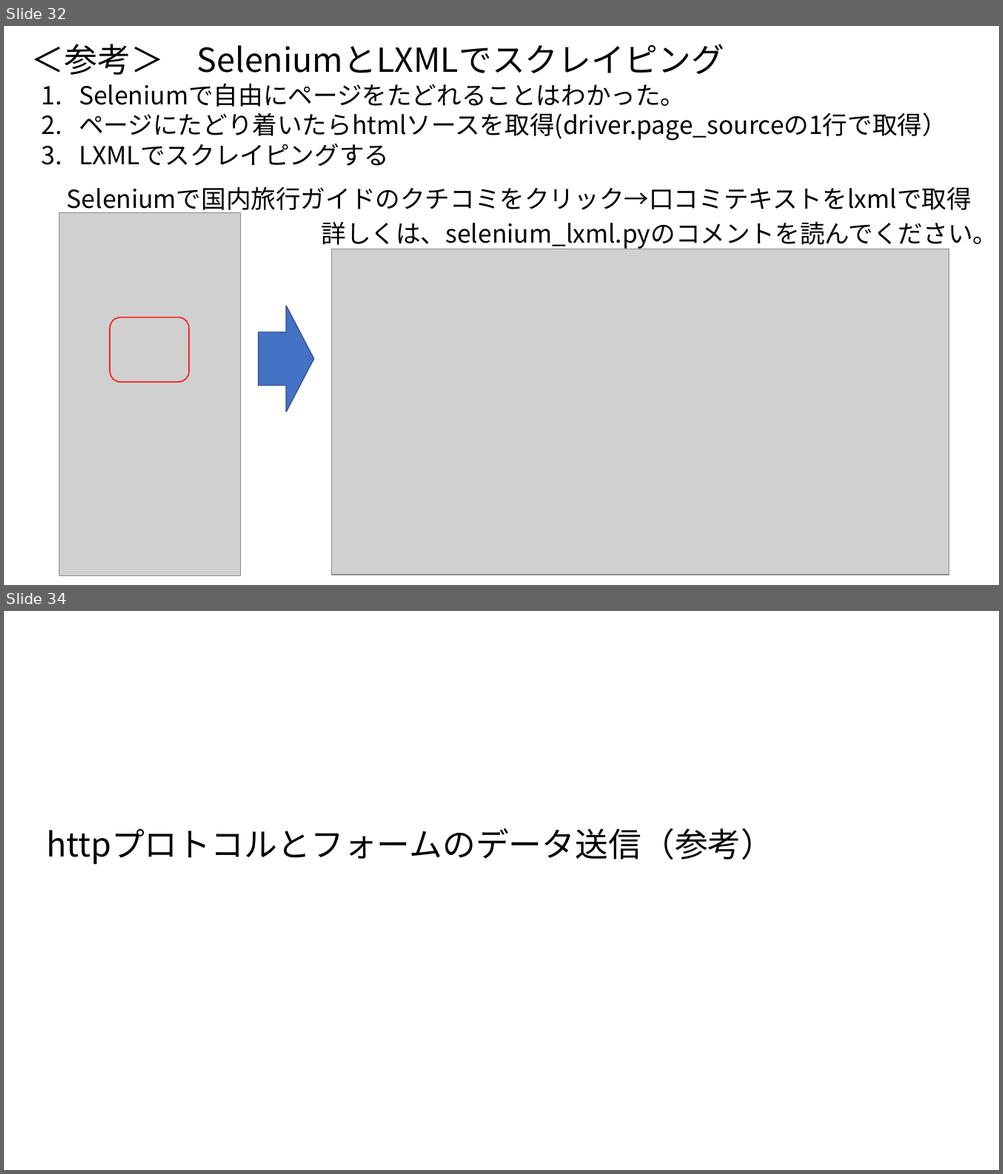
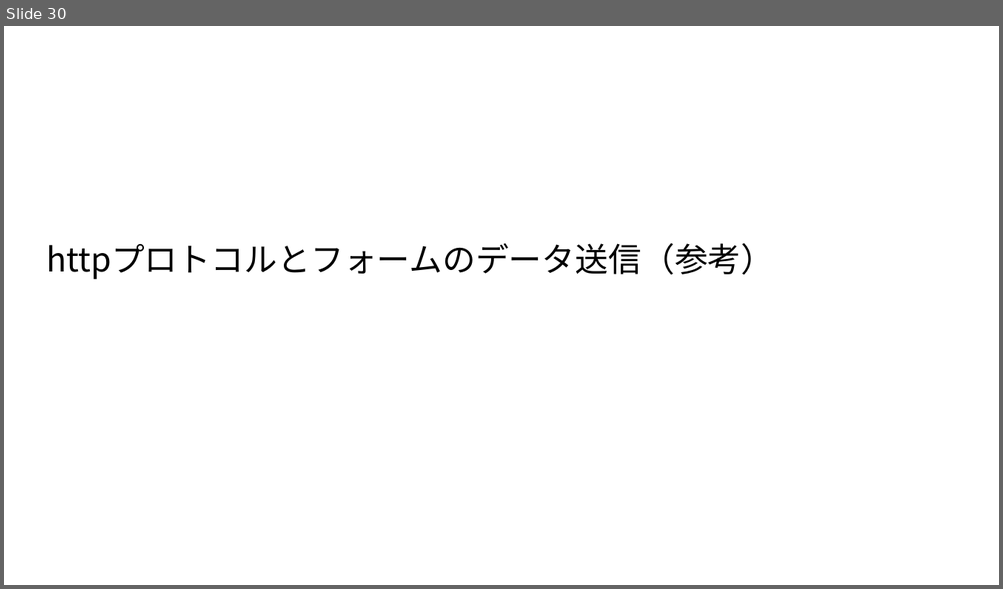
Before and after one commit to ueharaLab/bigdata7_selenium, a slide deck: bigdata6_selenium.pptx. Shown one above the other, each under a label of ours: slides 32 and 34 before the commit, slide 30 after it; the slides between them are not shown. The pictures are 1003x1174 and 1003x589 pixels, drawn with LibreOffice and Linux fonts; fonts in the diff are those of the drawing; grey boxes stand for pictures. Boxes give left, top, right and bottom in pixels: in the first picture for what was removed or moved away, otherwise in the second. Text is boxed around its words. In the diff, an @@ line names an element or a change of style, - is before the commit and + after.

```diff
--- a/bigdata6_selenium.pptx
+++ b/bigdata6_selenium.pptx
@@ slide 32 removed at (4,26,999,585), background #FFFFFF @@
@@ text removed at (31,44,724,75) @@
-＜参考＞ SeleniumとLXMLでスクレイピング
@@ text removed at (79,83,947,166) @@
-1. Seleniumで自由にページをたどれることはわかった。
-2. ページにたどり着いたらhtmlソースを取得(driver.page_sourceの1行で取得）
-3. LXMLでスクレイピングする
@@ text removed at (67,187,971,215) @@
-Seleniumで国内旅行ガイドのクチコミをクリック→口コミテキストをlxmlで取得
@@ picture removed at (60,213,241,576) @@
@@ text removed at (321,221,998,250) @@
-詳しくは、selenium_lxml.pyのコメントを読んでください。
@@ picture removed at (332,249,948,576) @@
@@ right arrow removed at (259,306,313,412) @@
@@ rounded rectangle removed at (110,318,189,383) @@
@@ what was slide 34 is now slide 30 @@
```
Also in this commit, not shown: 10 slides changed, 1 slide added, 4 other slides removed, 25 other files.
